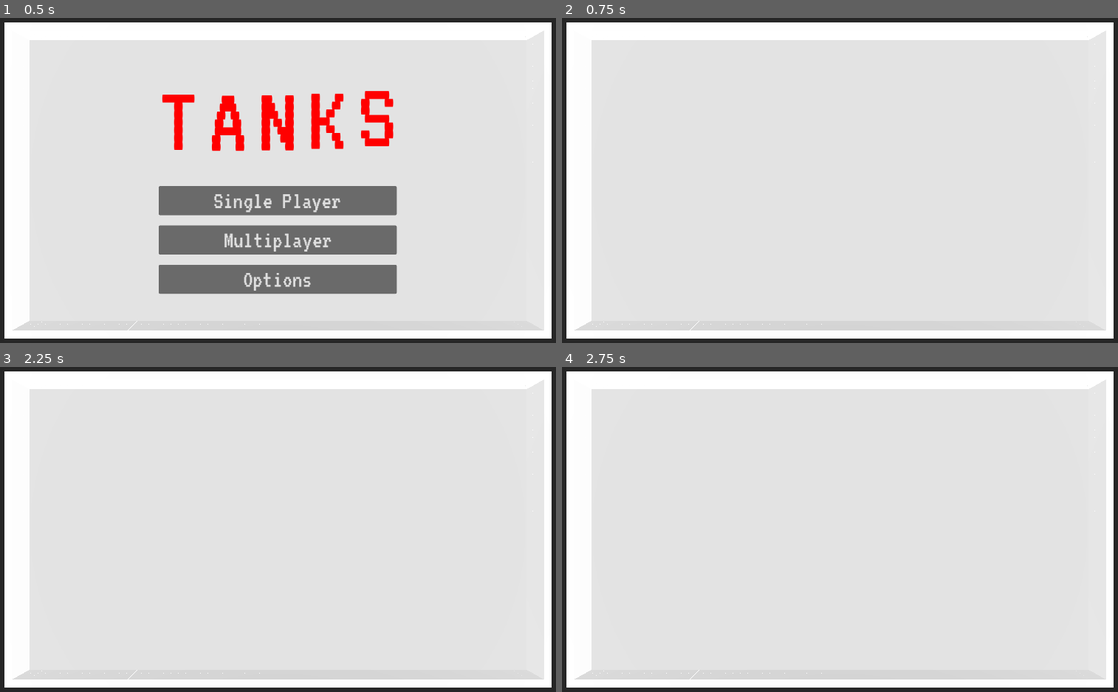
Above: before the commit, frames 1-4 (two rows, left to right).
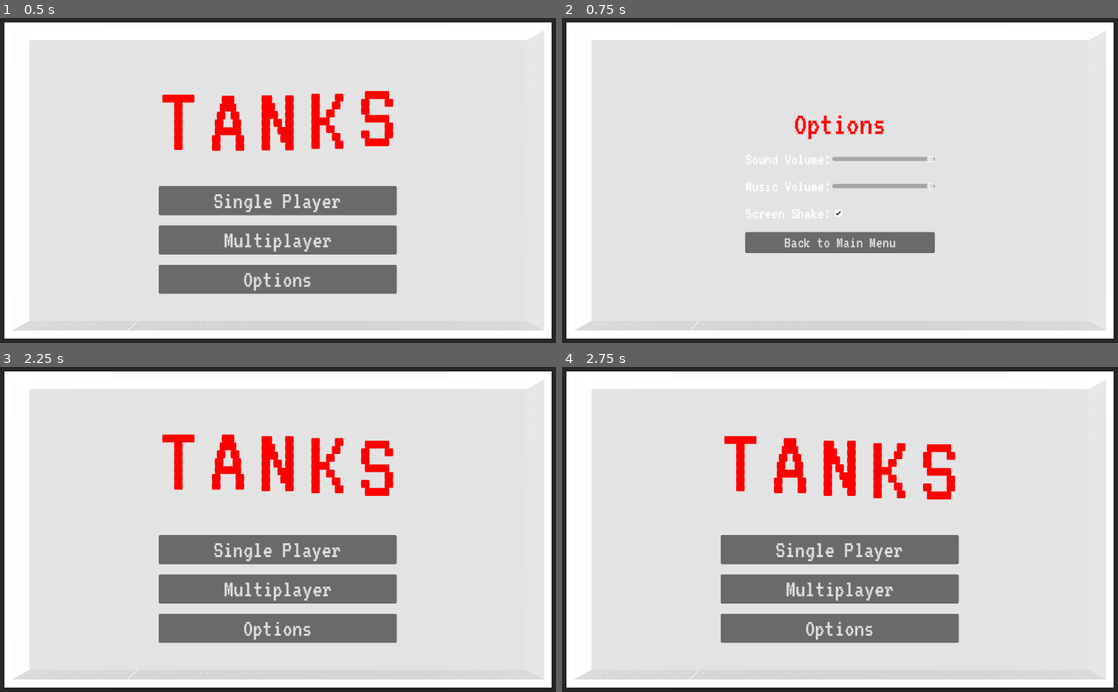
Above: after the commit, the same moments.

Repository: HennyBicks01/tanks
Game: Godot game, scene res://scenes/Main.tscn
Two runs of this game, one before a commit and one after it. Both use one fixed random seed, a clock stepped at 60 frames per second and the inputs below.
Inputs (mouse positions are in pixels of both pictures, inside the frame that each line leads up to):
- Up to frame 1 (0.5 s): no input
- Up to frame 2 (0.75 s): click "Options" at 0.5 s
- Up to frame 3 (2.25 s): click (278, 562) at 1.27 s; click (278, 591) at 2 s, where only the run after the commit has a clickable "Back to Main Menu"
- Up to frame 4 (2.75 s): no input

Frame 1 is identical in both runs. In frame 2, 3.2% of the frame differs, in the area x 32-68%, y 29-73%; in frame 3, 14%, in the area x 28-72%, y 20-86%; in frame 4, 14%.

Commit message:
added faux options menu

Diff:
--- a/scenes/Main.tscn
+++ b/scenes/Main.tscn
@@ -1,10 +1,11 @@
-[gd_scene load_steps=7 format=3 uid="uid://c10sfjihdjgau"]
+[gd_scene load_steps=8 format=3 uid="uid://c10sfjihdjgau"]
 
 [ext_resource type="Script" path="res://scenes/main.gd" id="1_cwt3s"]
 [ext_resource type="PackedScene" uid="uid://kqhmhff27w5f" path="res://scenes/Arena.tscn" id="1_yu0q6"]
 [ext_resource type="PackedScene" uid="uid://3b27kgulm15k" path="res://scenes/MainMenu.tscn" id="3_xxxxx"]
 [ext_resource type="PackedScene" uid="uid://k8uke8emce8o" path="res://scenes/MultiplayerMenu.tscn" id="4_2p7w3"]
 [ext_resource type="PackedScene" uid="uid://c4s7dwrpfu7jh" path="res://scenes/Lobby.tscn" id="4_xxxxx"]
+[ext_resource type="PackedScene" uid="uid://riqfmggkqpfd" path="res://scenes/OptionsMenu.tscn" id="5_uv71t"]
 [ext_resource type="FontFile" uid="uid://cbbtarn8l2yhf" path="res://scripts/VT323-Regular.ttf" id="5_xxxxx"]
 
 [node name="Main" type="Node3D"]
@@ -20,6 +21,9 @@
 [node name="MainMenu" parent="CanvasLayer" instance=ExtResource("3_xxxxx")]
 
 [node name="MultiplayerMenu" parent="CanvasLayer" instance=ExtResource("4_2p7w3")]
+visible = false
+
+[node name="OptionsMenu" parent="CanvasLayer" instance=ExtResource("5_uv71t")]
 visible = false
 
 [node name="Lobby" parent="CanvasLayer" instance=ExtResource("4_xxxxx")]
--- /dev/null
+++ b/scenes/OptionsMenu.tscn
@@ -0,0 +1,86 @@
+[gd_scene load_steps=3 format=3 uid="uid://riqfmggkqpfd"]
+
+[ext_resource type="Script" path="res://scenes/options_menu.gd" id="1_xxxxx"]
+[ext_resource type="FontFile" uid="uid://cbbtarn8l2yhf" path="res://scripts/VT323-Regular.ttf" id="2_xxxxx"]
+
+[node name="OptionsMenu" type="Control"]
+layout_mode = 3
+anchors_preset = 15
+anchor_right = 1.0
+anchor_bottom = 1.0
+grow_horizontal = 2
+grow_vertical = 2
+script = ExtResource("1_xxxxx")
+
+[node name="CenterContainer" type="CenterContainer" parent="."]
+layout_mode = 1
+anchors_preset = 15
+anchor_right = 1.0
+anchor_bottom = 1.0
+grow_horizontal = 2
+grow_vertical = 2
+
+[node name="VBoxContainer" type="VBoxContainer" parent="CenterContainer"]
+layout_mode = 2
+theme_override_constants/separation = 20
+
+[node name="Title" type="Label" parent="CenterContainer/VBoxContainer"]
+layout_mode = 2
+theme_override_colors/font_color = Color(1, 0, 0, 1)
+theme_override_fonts/font = ExtResource("2_xxxxx")
+theme_override_font_sizes/font_size = 64
+text = "Options"
+horizontal_alignment = 1
+
+[node name="SoundVolumeContainer" type="HBoxContainer" parent="CenterContainer/VBoxContainer"]
+layout_mode = 2
+
+[node name="Label" type="Label" parent="CenterContainer/VBoxContainer/SoundVolumeContainer"]
+layout_mode = 2
+theme_override_fonts/font = ExtResource("2_xxxxx")
+theme_override_font_sizes/font_size = 32
+text = "Sound Volume:"
+
+[node name="SoundVolumeSlider" type="HSlider" parent="CenterContainer/VBoxContainer/SoundVolumeContainer"]
+custom_minimum_size = Vector2(200, 0)
+layout_mode = 2
+size_flags_vertical = 4
+max_value = 1.0
+step = 0.1
+value = 1.0
+
+[node name="MusicVolumeContainer" type="HBoxContainer" parent="CenterContainer/VBoxContainer"]
+layout_mode = 2
+
+[node name="Label" type="Label" parent="CenterContainer/VBoxContainer/MusicVolumeContainer"]
+layout_mode = 2
+theme_override_fonts/font = ExtResource("2_xxxxx")
+theme_override_font_sizes/font_size = 32
+text = "Music Volume:"
+
+[node name="MusicVolumeSlider" type="HSlider" parent="CenterContainer/VBoxContainer/MusicVolumeContainer"]
+custom_minimum_size = Vector2(200, 0)
+layout_mode = 2
+size_flags_vertical = 4
+max_value = 1.0
+step = 0.1
+value = 1.0
+
+[node name="ScreenShakeContainer" type="HBoxContainer" parent="CenterContainer/VBoxContainer"]
+layout_mode = 2
+
+[node name="Label" type="Label" parent="CenterContainer/VBoxContainer/ScreenShakeContainer"]
+layout_mode = 2
+theme_override_fonts/font = ExtResource("2_xxxxx")
+theme_override_font_sizes/font_size = 32
+text = "Screen Shake:"
+
+[node name="ScreenShakeCheckBox" type="CheckBox" parent="CenterContainer/VBoxContainer/ScreenShakeContainer"]
+layout_mode = 2
+button_pressed = true
+
+[node name="BackButton" type="Button" parent="CenterContainer/VBoxContainer"]
+layout_mode = 2
+theme_override_fonts/font = ExtResource("2_xxxxx")
+theme_override_font_sizes/font_size = 32
+text = "Back to Main Menu"
--- a/scenes/main.gd
+++ b/scenes/main.gd
@@ -3,6 +3,7 @@
 @onready var arena = $Arena
 @onready var main_menu = $CanvasLayer/MainMenu
 @onready var multiplayer_menu = $CanvasLayer/MultiplayerMenu
+@onready var options_menu = $CanvasLayer/OptionsMenu
 @onready var lobby = $CanvasLayer/Lobby
 @onready var round_display = $CanvasLayer/RoundDisplay
 @onready var round_number = $CanvasLayer/RoundDisplay/RoundNumber
@@ -26,8 +27,18 @@
 	multiplayer_menu.connect("host_game", _on_host_game)
 	multiplayer_menu.connect("join_game", _on_join_game)
 	multiplayer_menu.connect("back_to_main_menu", _on_back_to_main_menu)
+	options_menu.connect("back_to_main_menu", _on_back_to_main_menu)
 	multiplayer.peer_connected.connect(_on_peer_connected)
 	multiplayer.peer_disconnected.connect(_on_peer_disconnected)
+
+func _on_show_options():
+	main_menu.hide()
+	options_menu.show()
+
+func _on_back_to_main_menu():
+	multiplayer_menu.hide()
+	options_menu.hide()
+	main_menu.show()
 
 func _on_start_single_player():
 	main_menu.hide()
@@ -36,15 +47,6 @@
 func _on_show_multiplayer_menu():
 	main_menu.hide()
 	multiplayer_menu.show()
-
-func _on_show_options():
-	main_menu.hide()
-	# You need to create and show an options menu here
-	print("Options menu not implemented yet")
-
-func _on_back_to_main_menu():
-	multiplayer_menu.hide()
-	main_menu.show()
 
 func _on_host_game():
 	var host_code = generate_random_code()
--- /dev/null
+++ b/scenes/options_menu.gd
@@ -0,0 +1,57 @@
+extends Control
+
+signal back_to_main_menu
+
+@onready var sound_volume_slider = $CenterContainer/VBoxContainer/SoundVolumeContainer/SoundVolumeSlider
+@onready var music_volume_slider = $CenterContainer/VBoxContainer/MusicVolumeContainer/MusicVolumeSlider
+@onready var screen_shake_checkbox = $CenterContainer/VBoxContainer/ScreenShakeContainer/ScreenShakeCheckBox
+@onready var back_button = $CenterContainer/VBoxContainer/BackButton
+
+func _ready():
+	back_button.connect("pressed", _on_back_button_pressed)
+	sound_volume_slider.connect("value_changed", _on_sound_volume_changed)
+	music_volume_slider.connect("value_changed", _on_music_volume_changed)
+	screen_shake_checkbox.connect("toggled", _on_screen_shake_toggled)
+
+	# Load saved settings
+	load_settings()
+
+func _on_back_button_pressed():
+	save_settings()
+	emit_signal("back_to_main_menu")
+
+func _on_sound_volume_changed(value):
+	AudioServer.set_bus_volume_db(AudioServer.get_bus_index("SFX"), linear_to_db(value))
+
+func _on_music_volume_changed(value):
+	AudioServer.set_bus_volume_db(AudioServer.get_bus_index("Music"), linear_to_db(value))
+
+func _on_screen_shake_toggled(enabled):
+	# You'll need to implement screen shake functionality in your game
+	# For now, we'll just print the state
+	print("Screen shake ", "enabled" if enabled else "disabled")
+
+func save_settings():
+	var settings = {
+		"sound_volume": sound_volume_slider.value,
+		"music_volume": music_volume_slider.value,
+		"screen_shake": screen_shake_checkbox.button_pressed
+	}
+	var file = FileAccess.open("user://settings.save", FileAccess.WRITE)
+	file.store_var(settings)
+	file.close()
+
+func load_settings():
+	if FileAccess.file_exists("user://settings.save"):
+		var file = FileAccess.open("user://settings.save", FileAccess.READ)
+		var settings = file.get_var()
+		file.close()
+
+		sound_volume_slider.value = settings.get("sound_volume", 1.0)
+		music_volume_slider.value = settings.get("music_volume", 1.0)
+		screen_shake_checkbox.button_pressed = settings.get("screen_shake", true)
+
+		# Apply loaded settings
+		_on_sound_volume_changed(sound_volume_slider.value)
+		_on_music_volume_changed(music_volume_slider.value)
+		_on_screen_shake_toggled(screen_shake_checkbox.button_pressed)
